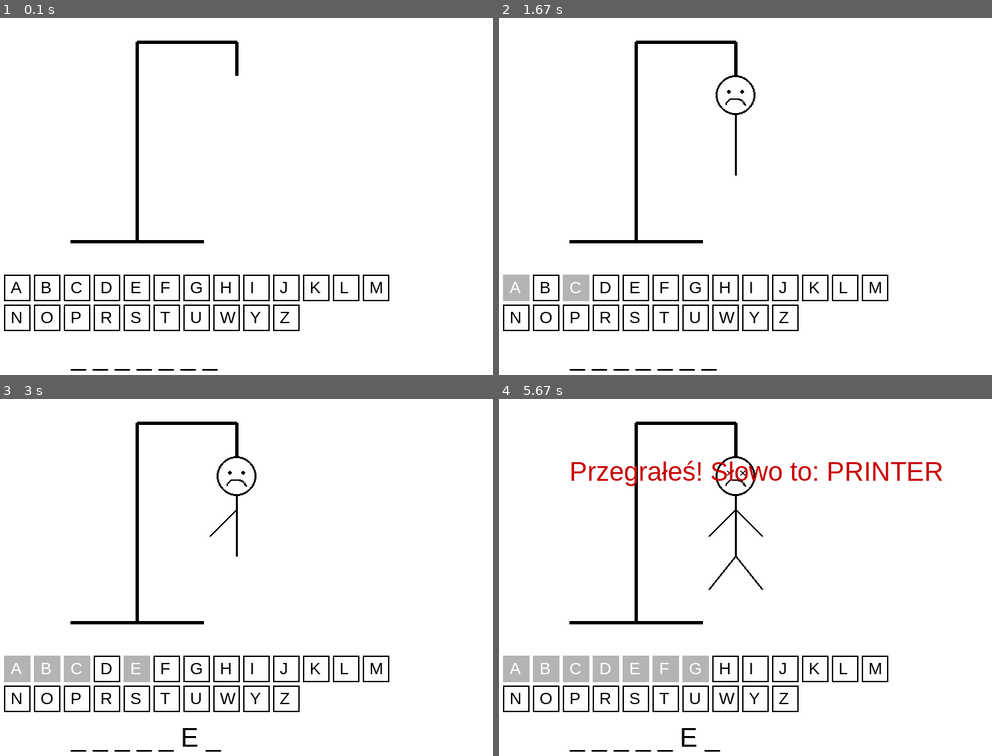
Above: before the commit, frames 1-4 (two rows, left to right).
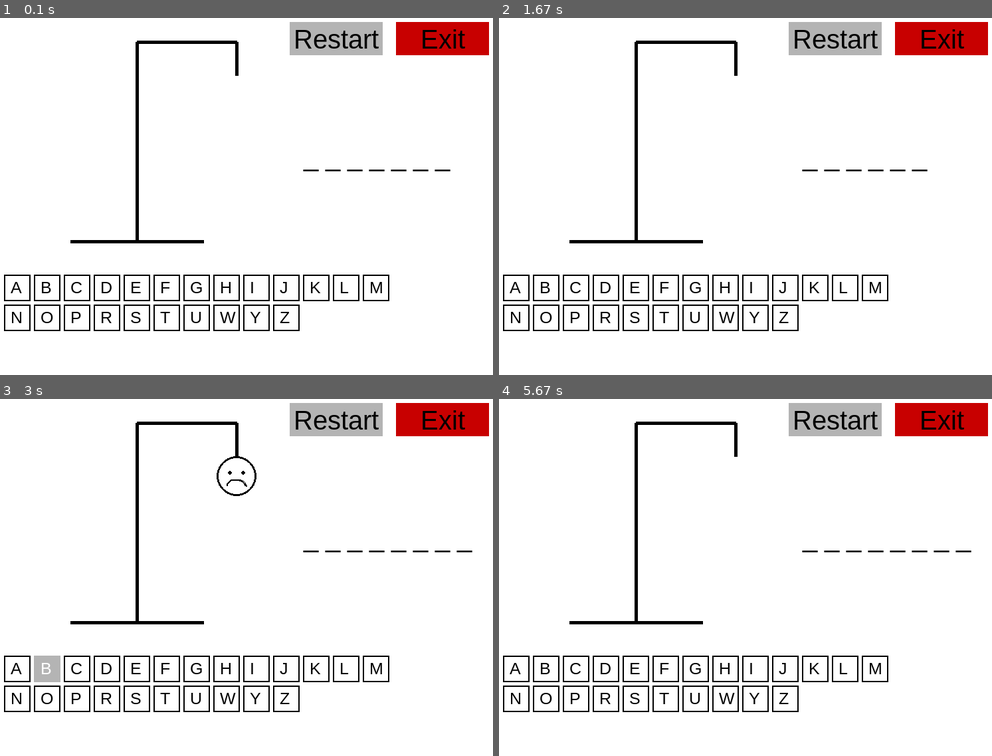
Above: after the commit, the same moments.

Repository: Jakub-Marecki/WisielecGame
Game: pygame game, started from wisielec-pygame.py
Same seed, same stepped clock (60 frames per second), same inputs: the game is played once before the commit and once after it.
Inputs (mouse positions are in pixels of both pictures, inside the frame that each line leads up to):
- Up to frame 1 (0.1 s): no input
- Up to frame 2 (1.67 s): click "A" at 0.38 s; click (834, 39) at 0.72 s, where only the run after the commit has a clickable "Restart"; click "C" at 1.05 s; click (834, 39) at 1.38 s, where only the run after the commit has a clickable "Restart"
- Up to frame 3 (3 s): click (335, 420) at 1.72 s, where only the run after the commit has a clickable "Restart"; click "E" at 2.05 s; click (335, 420) at 2.38 s, where only the run after the commit has a clickable "Restart"; click "B" at 2.72 s
- Up to frame 4 (5.67 s): click (834, 420) at 3.05 s, where only the run after the commit has a clickable "Restart"; click "F" at 3.38 s; click (834, 420) at 3.72 s, where only the run after the commit has a clickable "Restart"; click "D" at 4.05 s; click (834, 420) at 4.38 s, where only the run after the commit has a clickable "Restart"; click "G" at 4.72 s; click (656, 706) at 5.05 s; click (834, 420) at 5.38 s, where only the run after the commit has a clickable "Restart"

The runs differ from the first frame. In frame 1, 3.8% of the frame differs, in the area x 14-100%, y 1-99%; in frame 2, 4.8%; in frame 3, 5.1%; in frame 4, 8.4%, in the area x 0-100%, y 1-99%.

Commit message:
Dodanie przycisków "Restart", "Exit". Poprawa w ustawieniu wszystkich obiektów

Diff:
--- a/wisielec-pygame.py
+++ b/wisielec-pygame.py
@@ -96,6 +96,15 @@
         if losowe_slowo[i] == litera:
             zaszyfrowane[i] = litera
 
+# --- Przyciski Obłusga gry ----
+def draw_button(text, x, y, w, h, color):
+    rect = pygame.Rect(x, y, w, h)
+    pygame.draw.rect(screen, color, rect)
+    label = FONT.render(text, True, BLACK)
+    label_rect = label.get_rect(center=rect.center)
+    screen.blit(label, label_rect)
+    return rect
+
 # --- Główna pętla gry ---
 def gra():
     slowo = losowanie_slowa()
@@ -107,12 +116,48 @@
     while running:
         screen.fill(WHITE)
 
+        play_again_btn = draw_button("Restart", 480, 20, 140, 50, GRAY)
+        quit_btn = draw_button("Exit", 640, 20, 140, 50, RED)
+
+        # Rysowanie szubienicy
+        rysuj_wisielca(zycia)
+
+        # Rysowanie zaszyfrowanego słowa
+        tekst = " ".join(zaszyfrowane)
+        render_slowo = FONT.render(tekst, True, BLACK)
+        screen.blit(render_slowo, (500, 200))
+
+        # Rysowanie liter
+        for litera, rect, aktywna in przyciski:
+            if aktywna:
+                pygame.draw.rect(screen, BLACK, rect, 2)
+                litera_render = SMALL_FONT.render(litera, True, BLACK)
+            else:
+                pygame.draw.rect(screen, GRAY, rect)
+                litera_render = SMALL_FONT.render(litera, True, WHITE)
+            screen.blit(litera_render, (rect.x + 10, rect.y + 5))
+
+        # Sprawdzenie warunków gry
+        if zycia <= 0:
+            msg = FONT.render(f"Przegrałeś! Słowo to: {slowo}", True, RED)
+            screen.blit(msg, (400 - msg.get_width() // 2, 520))
+        elif "_" not in zaszyfrowane:
+            msg = FONT.render("Brawo! Wygrałeś!", True, GREEN)
+            screen.blit(msg, (400 - msg.get_width() // 2, 520))
+
+        pygame.display.flip()
+
         for event in pygame.event.get():
             if event.type == pygame.QUIT:
                 pygame.quit()
                 sys.exit()
             elif event.type == pygame.MOUSEBUTTONDOWN:
                 position = pygame.mouse.get_pos()
+                if play_again_btn.collidepoint(position):
+                    return gra()  # restart gry
+                if quit_btn.collidepoint(position):
+                    pygame.quit()
+                    sys.exit()
                 for btn in przyciski:
                     litera, rect, aktywna = btn
                     if aktywna and rect.collidepoint(position):
@@ -122,41 +167,7 @@
                         else:
                             zycia -= 1
 
-
-        # Rysowanie szubienicy
-        rysuj_wisielca(zycia)
-
-        # Rysowanie zaszyfrowanego słowa
-        tekst = " ".join(zaszyfrowane)
-        render_slowo = FONT.render(tekst, True, BLACK)
-        screen.blit(render_slowo, (150, 500))
-
-        # Rysowanie dostępnych liter
-        for litera, rect, aktywna in przyciski:
-            if aktywna:
-                pygame.draw.rect(screen, BLACK, rect, 2)
-                litera_render = SMALL_FONT.render(litera, True, BLACK)
-            else:
-                pygame.draw.rect(screen,GRAY,rect)
-                litera_render = SMALL_FONT.render(litera, True, WHITE)
-            screen.blit(litera_render, (rect.x + 10, rect.y + 5))
-
-        # Sprawdzenie warunków gry
-        if zycia <= 0:
-            msg = FONT.render(f"Przegrałeś! Słowo to: {slowo}", True, RED)
-            screen.blit(msg, (150, 100))
-            pygame.display.update()
-            pygame.time.wait(3000)
-            running = False
-        elif "_" not in zaszyfrowane:
-            msg = FONT.render("Brawo! Wygrałeś!", True, GREEN)
-            screen.blit(msg, (150, 100))
-            pygame.display.update()
-            pygame.time.wait(3000)
-            running = False
-
-        pygame.display.update()
-        pygame.time.Clock().tick(30)
+        clock.tick(30)
 
 # --- Start ---
 if __name__ == "__main__":
